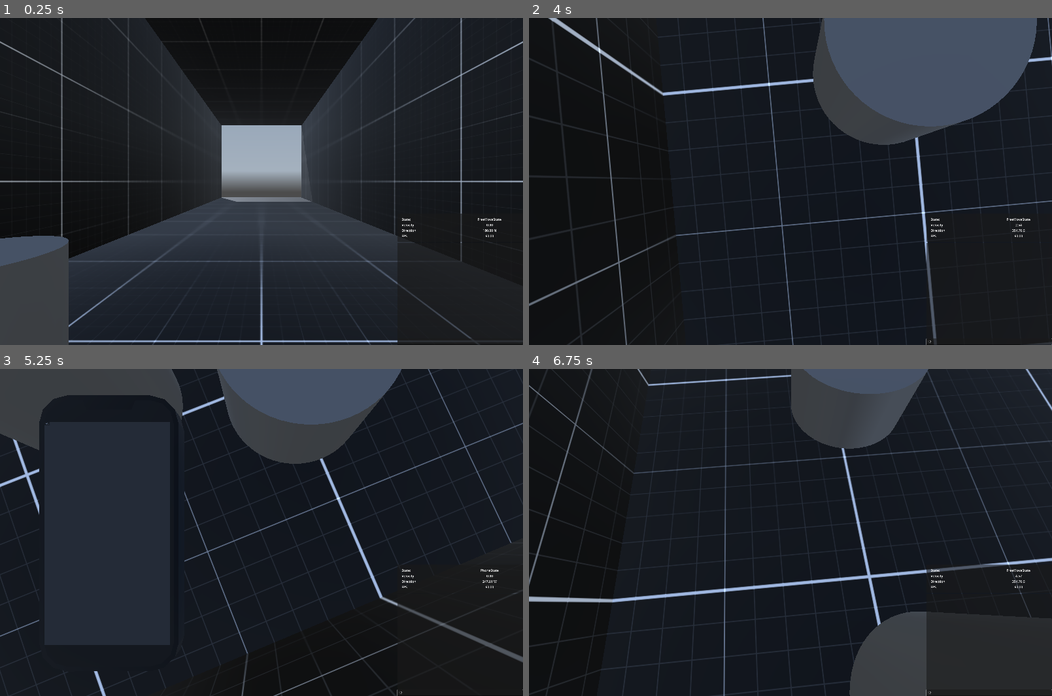
Above: before the commit, frames 1-4 (two rows, left to right).
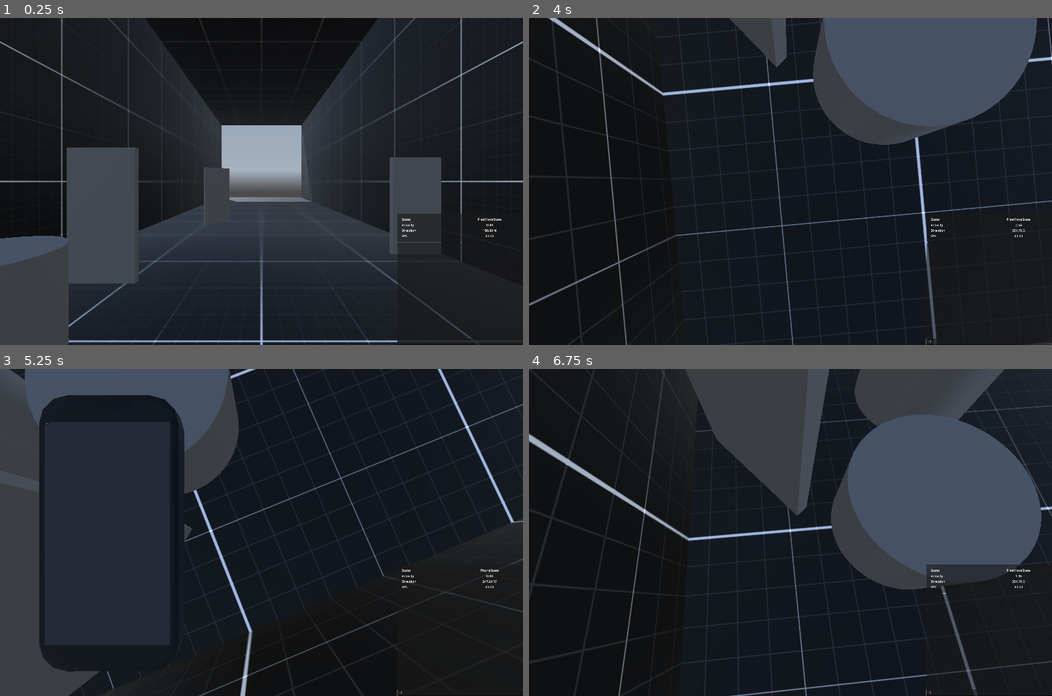
Above: after the commit, the same moments.

Repository: LucasMc17/One-Man-s-Trash
Game: Godot game, scene res://levels/root.tscn
The game is run twice, just before and just after one commit, with the same random seed, the same clock (stepped at 60 frames per second) and the same inputs. A sky picture missing from this copy of the repository is replaced by a grey-blue gradient.
Inputs (mouse positions are in pixels of both pictures, inside the frame that each line leads up to):
- Up to frame 1 (0.25 s): no input
- Up to frame 2 (4 s): click (989, 341) at 0.52 s; type "12" at 0.6 s; tap Enter at 1.25 s; move the mouse to (816, 181) at 1.27 s; hold W (move_forward) 1.28-2 s; hold Tab (phone) 1.28-2 s; click (816, 181) at 1.42 s; drag from (989, 292) to (764, 246) at 2.02 s; move the mouse to (842, 109) at 2.77 s; hold D (move_right) 2.78-3.53 s; hold Tab (phone) 2.78-3.53 s; move the mouse to (785, 188) at 3.52 s; hold W (move_forward) from 3.53 s (still down); tap Space (space) at 3.6 s; click (785, 188) at 3.67 s
- Up to frame 3 (5.25 s): move the mouse to (298, 535) at 4.27 s; hold Tab (phone) 4.28-5 s; release W (move_forward) at 5 s; drag from (104, 483) to (183, 450) at 5.02 s
- Up to frame 4 (6.75 s): move the mouse to (816, 532) at 5.77 s; hold S (move_backward) 5.78-6.53 s; hold Tab (phone) 5.78-6.53 s; click (816, 532) at 5.92 s; move the mouse to (769, 525) at 6.52 s; hold D (move_right) from 6.53 s (still down); tap Space (space) at 6.6 s

The runs differ from the first frame. In frame 1, 6.9% of the frame differs, in the area x 12-85%, y 39-82%; in frame 2, 0.9%; in frame 3, 23%; in frame 4, 35%, in the area x 0-100%, y 0-100%.

Commit message:
basic working doors

Diff:
--- a/interactables/interactable.gd
+++ b/interactables/interactable.gd
@@ -27,3 +27,9 @@
 
 # NODES
 @onready var COLLISION = %CollisionShape3D
+
+# BUILT INS
+# this seems to be necessary for nested interactables, as is the case with Doors
+func _ready():
+	COLLISION.shape = shape
+	COLLISION.position = collision_position
--- a/levels/root.tscn
+++ b/levels/root.tscn
@@ -1,10 +1,11 @@
-[gd_scene load_steps=6 format=3 uid="uid://b2m4463t40ea1"]
+[gd_scene load_steps=7 format=3 uid="uid://b2m4463t40ea1"]
 
 [ext_resource type="PackedScene" uid="uid://dp1q3ngso06dk" path="res://scenes/player/player.tscn" id="1_06ee0"]
 [ext_resource type="PackedScene" uid="uid://bquo2sra7l7e6" path="res://scenes/envs/daytime_env.tscn" id="2_8knpd"]
 [ext_resource type="PackedScene" uid="uid://brwpkrrtos4o5" path="res://debug/debug_block.tscn" id="3_fna0s"]
 [ext_resource type="PackedScene" uid="uid://bo47ph4exyenq" path="res://scenes/chairs/debug_chair_01.tscn" id="4_70sce"]
 [ext_resource type="PackedScene" uid="uid://b4wiafg7du3fc" path="res://scenes/chairs/debug_chair_02.tscn" id="4_h8gg8"]
+[ext_resource type="PackedScene" uid="uid://8t3idewsxgn6" path="res://scenes/doors/debug_door_01.tscn" id="6_i14i6"]
 
 [node name="Node3D" type="Node3D"]
 
@@ -56,3 +57,21 @@
 
 [node name="DebugChair3" parent="Seats" instance=ExtResource("4_70sce")]
 transform = Transform3D(1, 0, 0, 0, 1, 0, 0, 0, 1, 2.4102, 0, 7.19633)
+
+[node name="Doors" type="Node3D" parent="."]
+
+[node name="DebugDoor01" parent="Doors" instance=ExtResource("6_i14i6")]
+transform = Transform3D(1, 0, 0, 0, 1, 0, 0, 0, 1, 3.20288, 0, -4.43543)
+is_locked = false
+
+[node name="DebugDoor02" parent="Doors" instance=ExtResource("6_i14i6")]
+transform = Transform3D(1, 0, 0, 0, 1, 0, 0, 0, 1, -2.36421, 0, -3.18193)
+is_locked = false
+
+[node name="DebugDoor03" parent="Doors" instance=ExtResource("6_i14i6")]
+transform = Transform3D(0.761493, 0, 0.648173, 0, 1, 0, -0.648173, 0, 0.761493, -1.63371, 0, -7.8507)
+is_locked = false
+
+[node name="DebugDoor04" parent="Doors" instance=ExtResource("6_i14i6")]
+transform = Transform3D(0.626604, 0, -0.779338, 0, 1, 0, 0.779338, 0, 0.626604, 3.21019, 0, 0.535458)
+is_locked = false
--- a/scenes/chairs/chair.gd
+++ b/scenes/chairs/chair.gd
@@ -64,5 +64,4 @@
 	collision_position = collision_position
 
 func _on_interactable_interacted(interactor : Player):
-	Global.log('interacted with object ' + name)
 	interactor.current_state.transition('SittingState', { "sitting_position": sit_position + global_position, "get_off_position": interactor.position })
--- /dev/null
+++ b/scenes/doors/debug_door_01.tscn
@@ -0,0 +1,35 @@
+[gd_scene load_steps=4 format=3 uid="uid://8t3idewsxgn6"]
+
+[ext_resource type="PackedScene" uid="uid://7felxpnuw878" path="res://scenes/doors/door.tscn" id="1_ljxpf"]
+
+[sub_resource type="BoxMesh" id="BoxMesh_ljxpf"]
+size = Vector3(1, 2, 0.1)
+
+[sub_resource type="BoxShape3D" id="BoxShape3D_ljxpf"]
+size = Vector3(1, 2, 0.1)
+
+[node name="DebugDoor01" instance=ExtResource("1_ljxpf")]
+is_locked = null
+is_open = false
+open_degrees = 90.0
+mesh = SubResource("BoxMesh_ljxpf")
+mesh_position = Vector3(-0.5, 1, 0)
+collision_position = Vector3(-0.5, 1, 0)
+collision_shape = SubResource("BoxShape3D_ljxpf")
+
+[node name="DoorBody" parent="." index="0"]
+transform = Transform3D(1, 0, 4.2039e-45, 0, 1, 0, -4.2039e-45, 0, 1, 0.5, 0, 0)
+
+[node name="DoorMesh" parent="DoorBody" index="1"]
+transform = Transform3D(1, 0, 0, 0, 1, 0, 0, 0, 1, -0.5, 1, 0)
+mesh = SubResource("BoxMesh_ljxpf")
+
+[node name="CollisionShape" parent="DoorBody" index="2"]
+transform = Transform3D(1, 0, 0, 0, 1, 0, 0, 0, 1, -0.5, 1, 0)
+shape = SubResource("BoxShape3D_ljxpf")
+
+[node name="Interactable" parent="DoorBody" index="3"]
+shape = SubResource("BoxShape3D_ljxpf")
+collision_position = Vector3(-0.5, 1, 0)
+
+[connection signal="interacted" from="DoorBody/Interactable" to="." method="_on_interactable_interacted"]
--- /dev/null
+++ b/scenes/doors/door.gd
@@ -0,0 +1,80 @@
+@tool
+class_name Door extends Node3D
+
+# GLOBALS
+var target_rotation := 0.0
+
+@export_category("Status")
+@export var is_locked := false
+@export var is_open := false:
+	set(val):
+		if DOOR_BODY:
+			if val:
+				target_rotation = deg_to_rad(open_degrees)
+				INTERACTABLE.message = "Press [E] to close"
+			else:
+				target_rotation = 0.0
+				INTERACTABLE.message = "Press [E] to open"
+		is_open = val
+
+@export_category("Positioning")
+@export var pivot_position := 0.5:
+	set(val):
+		if DOOR_BODY:
+			if !pivot_from_right:
+				DOOR_BODY.position.x = -1.0 * val
+			else:
+				DOOR_BODY.position.x = val
+		pivot_position = val
+@export var pivot_from_right := true:
+	set(val):
+		if DOOR_BODY:
+			if val:
+				DOOR_BODY.position.x = pivot_position
+			else:
+				DOOR_BODY.position.x = -1.0 * pivot_position
+		pivot_from_right = val
+@export var open_degrees := 90.0
+
+@export_category("Model Info")
+@export var mesh : Mesh:
+	set(val):
+		if DOOR_MESH:
+			DOOR_MESH.mesh = val
+		mesh = val
+@export var mesh_position := Vector3.ZERO:
+	set(val):
+		if DOOR_MESH:
+			DOOR_MESH.position = val
+		mesh_position = val
+
+@export_category("Collision Info")
+@export var collision_position := Vector3.ZERO:
+	set(val):
+		if COLLISION_SHAPE:
+			COLLISION_SHAPE.position = val
+		if INTERACTABLE:
+			INTERACTABLE.collision_position = val
+		collision_position = val
+@export var collision_shape : Shape3D:
+	set(val):
+		if COLLISION_SHAPE:
+			COLLISION_SHAPE.shape = val
+		if INTERACTABLE:
+			INTERACTABLE.shape = val
+		collision_shape = val
+
+@onready var DOOR_BODY = %DoorBody
+@onready var DOOR_MESH = %DoorMesh
+@onready var COLLISION_SHAPE = %CollisionShape
+@onready var INTERACTABLE = %Interactable
+
+# BUILT INS
+func _physics_process(_delta):
+	DOOR_BODY.rotation.y = lerp(DOOR_BODY.rotation.y, target_rotation, 0.1)
+
+func _on_interactable_interacted(_interactor:Player):
+	if is_open:
+		is_open = false
+	elif !is_locked:
+		is_open = true
--- /dev/null
+++ b/scenes/doors/door.tscn
@@ -0,0 +1,32 @@
+[gd_scene load_steps=4 format=3 uid="uid://7felxpnuw878"]
+
+[ext_resource type="Script" uid="uid://di021taalrmk8" path="res://scenes/doors/door.gd" id="1_vl1pl"]
+[ext_resource type="PackedScene" uid="uid://cc3i1lkhw8w7t" path="res://interactables/Interactable.tscn" id="2_cjc7v"]
+
+[sub_resource type="InputEventKey" id="InputEventKey_cjc7v"]
+device = -1
+keycode = 69
+unicode = 101
+
+[node name="Door" type="Node3D"]
+script = ExtResource("1_vl1pl")
+is_locked = null
+is_open = null
+open_degrees = null
+
+[node name="DoorBody" type="AnimatableBody3D" parent="."]
+unique_name_in_owner = true
+transform = Transform3D(1, 0, 0, 0, 1, 0, 0, 0, 1, 0.5, 0, 0)
+
+[node name="Marker3D" type="Marker3D" parent="DoorBody"]
+
+[node name="DoorMesh" type="MeshInstance3D" parent="DoorBody"]
+unique_name_in_owner = true
+
+[node name="CollisionShape" type="CollisionShape3D" parent="DoorBody"]
+unique_name_in_owner = true
+
+[node name="Interactable" parent="DoorBody" instance=ExtResource("2_cjc7v")]
+unique_name_in_owner = true
+interact_button = SubResource("InputEventKey_cjc7v")
+message = "Press [E] to open"
Not shown, added: scenes/doors/door.gd.uid
